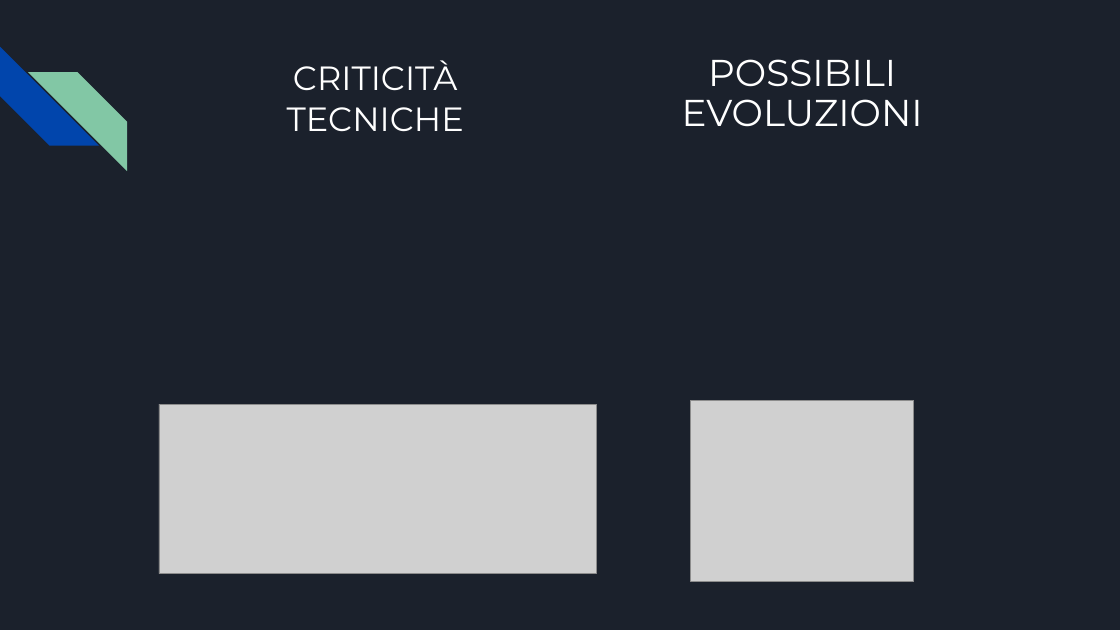
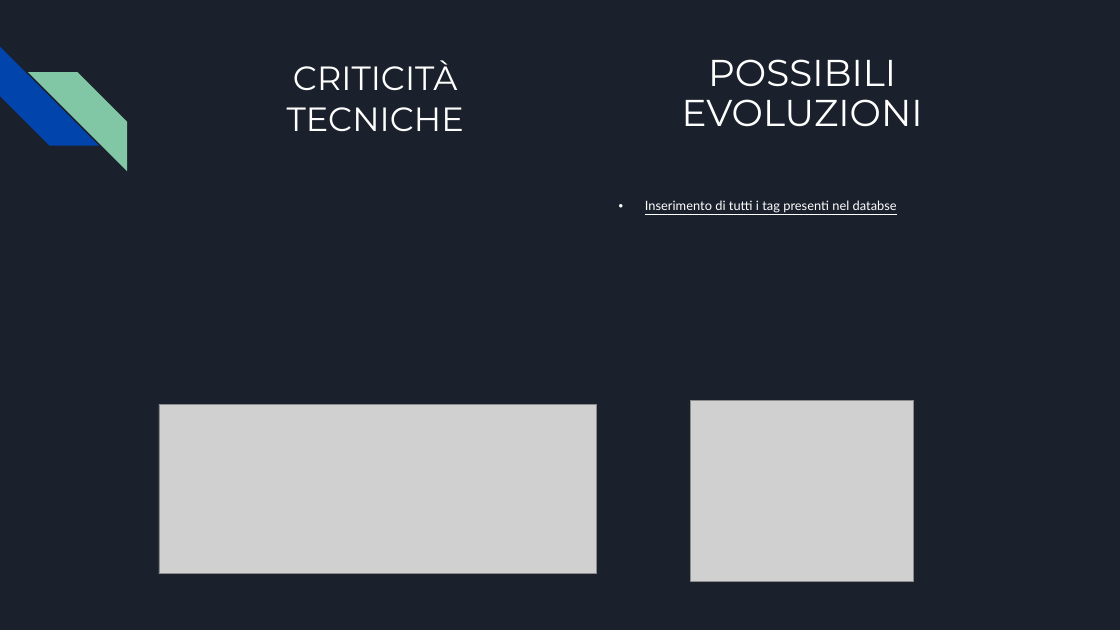
Before and after one commit to Gabriele-Mazzoleni/Progetti_Tec_Cloud_Mobile_2024, a slide deck: slide 8 of Parte 4/Presentazione TedxTok(parte 4).pptx. Drawn at 1120x630 pixels with LibreOffice and Linux fonts; fonts in the diff are those of the drawing; grey boxes stand for pictures. Boxes give left, top, right and bottom in pixels: in the first picture for what was removed or moved away, otherwise in the second. Text is boxed around its words. In the diff, an @@ line names an element or a change of style, - is before the commit and + after.

Commit message:
roba per ricordare

```diff
--- a/Parte 4/Presentazione TedxTok(parte 4).pptx
+++ b/Parte 4/Presentazione TedxTok(parte 4).pptx
@@ text added at box(645, 200, 897, 213), 11 pt, text #FFFFFF, underline @@
+• Inserimento di tutti i tag presenti nel databse
```
